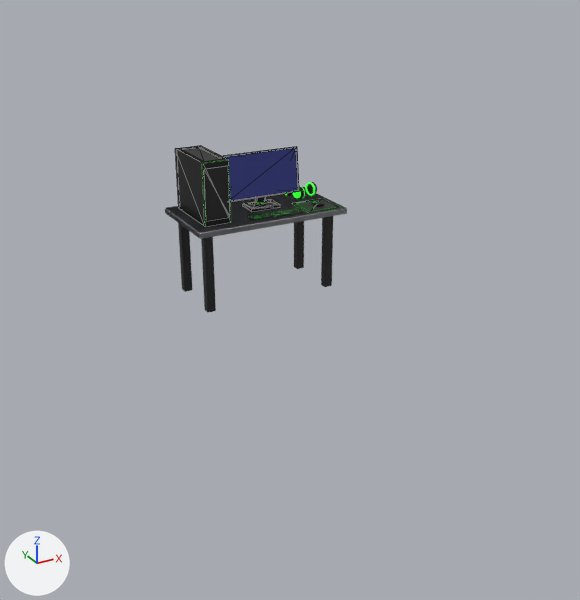
Two versions of the glTF model public/meshes/desk/desk.glb, one commit apart.
Both versions are drawn from a camera (50 mm lens) standing at (-11.56, -21.47, 8.36) and looking at (-0.16, -0.74, -2.01). The axes (+X, +Y, +Z) are drawn at lower left. The lights are the same throughout. The older version comes first. Mesh edges are drawn as thin lines on the coarser meshes. Where no turn or scale is listed for an object, it has been applied to the vertices.

The scene before the commit, as lines of its bpy script (objects in view):
```python
me_cube = bpy.data.meshes.new('Cube')
me_cube.from_pydata(...)  # 44 vertices, 80 faces; spans x -0.44..0.44, y -1.12..1.09, z -1.0..1.0
# faces by material slot: [40, 24, 16]
me_cube.materials.append(mat_black)  # black #000000
me_cube.materials.append(mat_blue_light)  # dark grey #636766, glowing green #00ff00
me_cube.materials.append(mat_plastic)  # black #191919
me_cube_001 = bpy.data.meshes.new('Cube.001')
me_cube_001.from_pydata(...)  # 136 vertices, 328 faces; spans x -2.64..2.64, y -1.48..1.48, z 0.45..3.3
# faces by material slot: [208, 120]
me_cube_001.materials.append(mat_material_003)  # white #e3e4e7
me_cube_001.materials.append(mat_plastic)  # black #191919
me_cube_002 = bpy.data.meshes.new('Cube.002')
me_cube_002.from_pydata(...)  # 66 vertices, 128 faces; spans x -1.33..1.33, y -0.34..0.34, z -0.1..1.78
# faces by material slot: [2, 118, 8]
me_cube_002.materials.append(mat_7355608)  # black #000000
me_cube_002.materials.append(mat_black)  # black #000000
me_cube_002.materials.append(mat_blue_light)  # dark grey #636766, glowing green #00ff00
ob_cpu = bpy.data.objects.new('cpu', me_cube)
ob_cpu.location = (-2.03, 1.59, 1.46)
ob_monitor = bpy.data.objects.new('monitor', me_cube_002)
ob_monitor.location = (0.02, 1.55, 0.55)
ob_table = bpy.data.objects.new('table', me_cube_001)
ob_table.location = (-0.21, 1.51, -2.84)
```
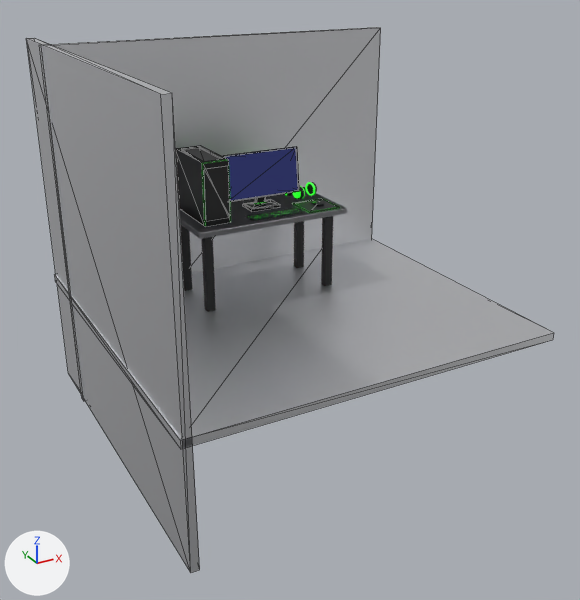
Pixel boxes (x1, y1, x2, y2) of what changed, in the pictures (580 x 600 px):
'Wall', added
    after: (26, 38, 200, 573)
'Floor', added
    after: (54, 239, 554, 449)
'Wall2', added
    after: (39, 27, 381, 401)

Diff of the bpy script that builds the scene:
```diff
--- a/public/meshes/desk/desk.glb.py
+++ b/public/meshes/desk/desk.glb.py
@@ me_plane_003 @@
+me_plane_003.from_pydata(...)  # a box spanning x -6.06..6.06, y -0.25..0.0, z -6.06..6.06
+me_plane_003.materials.append(mat_material_003)  # white #e3e4e7
@@ me_plane_002 @@
+me_plane_002.from_pydata(...)  # a box spanning x 0.0..0.25, y -6.06..6.06, z -6.06..6.06
+me_plane_002.materials.append(mat_material_003)  # white #e3e4e7
@@ me_plane_001 @@
+me_plane_001.from_pydata(...)  # a box spanning x -6.06..6.06, y -6.06..6.06, z -0.25..0.0
+me_plane_001.materials.append(mat_material_003)  # white #e3e4e7
@@ ob_wall2 @@
+ob_wall2 = bpy.data.objects.new('Wall2', me_plane_003)
+ob_wall2.location = (0.0, 4.0, -0.36)
@@ ob_wall @@
+ob_wall = bpy.data.objects.new('Wall', me_plane_002)
+ob_wall.location = (-6.0, 0.0, -0.36)
@@ ob_floor @@
+ob_floor = bpy.data.objects.new('Floor', me_plane_001)
+ob_floor.location = (0.0, 0.0, -2.36)
```
